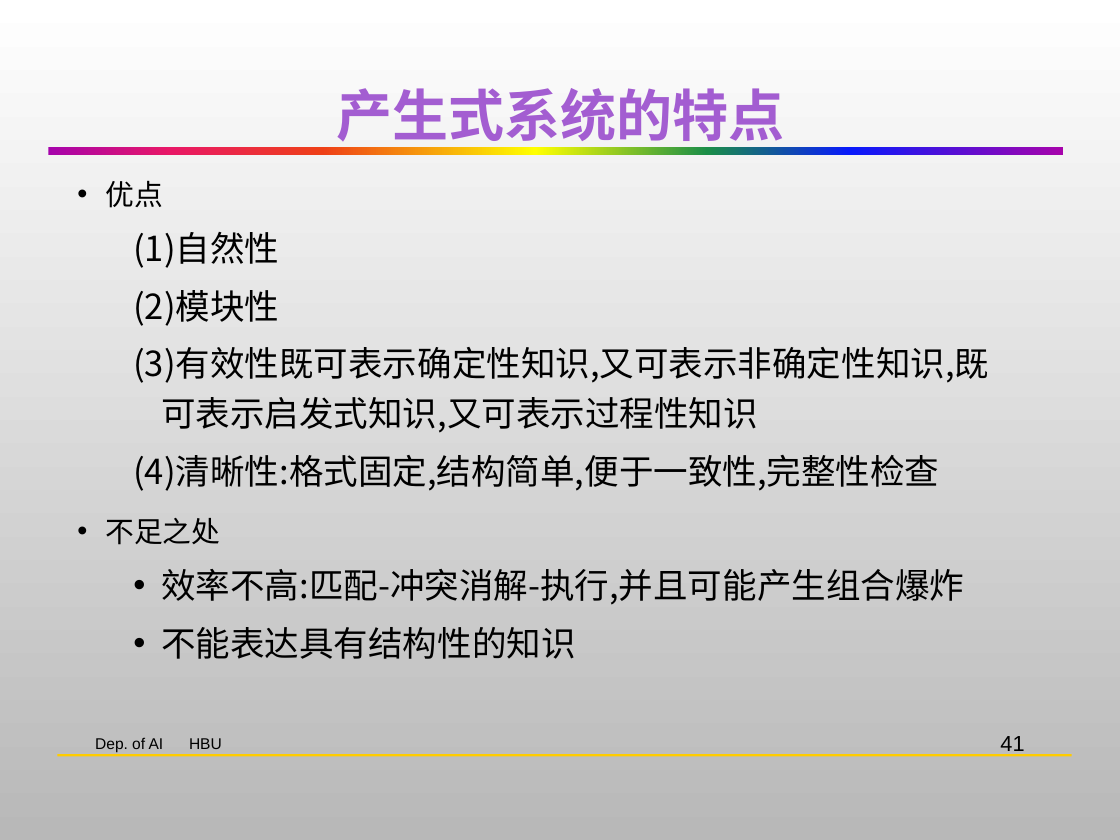
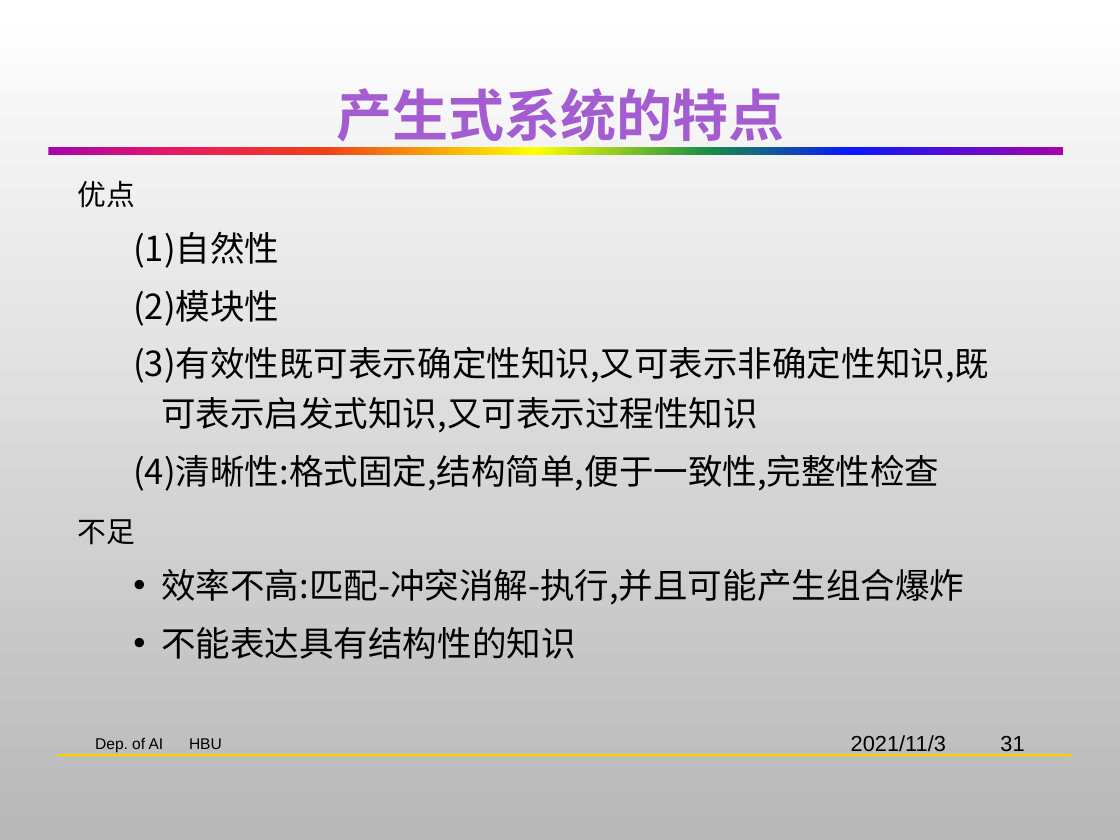
Before and after one commit to HBU/Artificial_Intelligence, a slide deck: slide 31 of AI-PPT-史忠植/AI02知识表示.pptx (slide 41 before the commit). Drawn at 1120x840 pixels with LibreOffice and Linux fonts; fonts in the diff are those of the drawing; background and template pictures are left out. Boxes give left, top, right and bottom in pixels: in the first picture for what was removed or moved away, otherwise in the second. Text is boxed around its words. In the diff, an @@ line names an element or a change of style, - is before the commit and + after.

```diff
--- a/AI-PPT-史忠植/AI02知识表示.pptx
+++ b/AI-PPT-史忠植/AI02知识表示.pptx
@@ text at (x1=77, y1=180, x2=135, y2=208): bullet • to none @@
@@ text at (x1=77, y1=519, x2=134, y2=545): text changed @@
-• 不足之处
+不足
@@ text added at (x1=851, y1=735, x2=946, y2=756), 14 pt, text #000000 @@
+2021/11/3
@@ page number at (x1=1000, y1=736, x2=1024, y2=756): text changed @@
-41
+31
```
Also in this commit, not shown: 49 other slides changed, 9 slides added, 25 slides removed.
